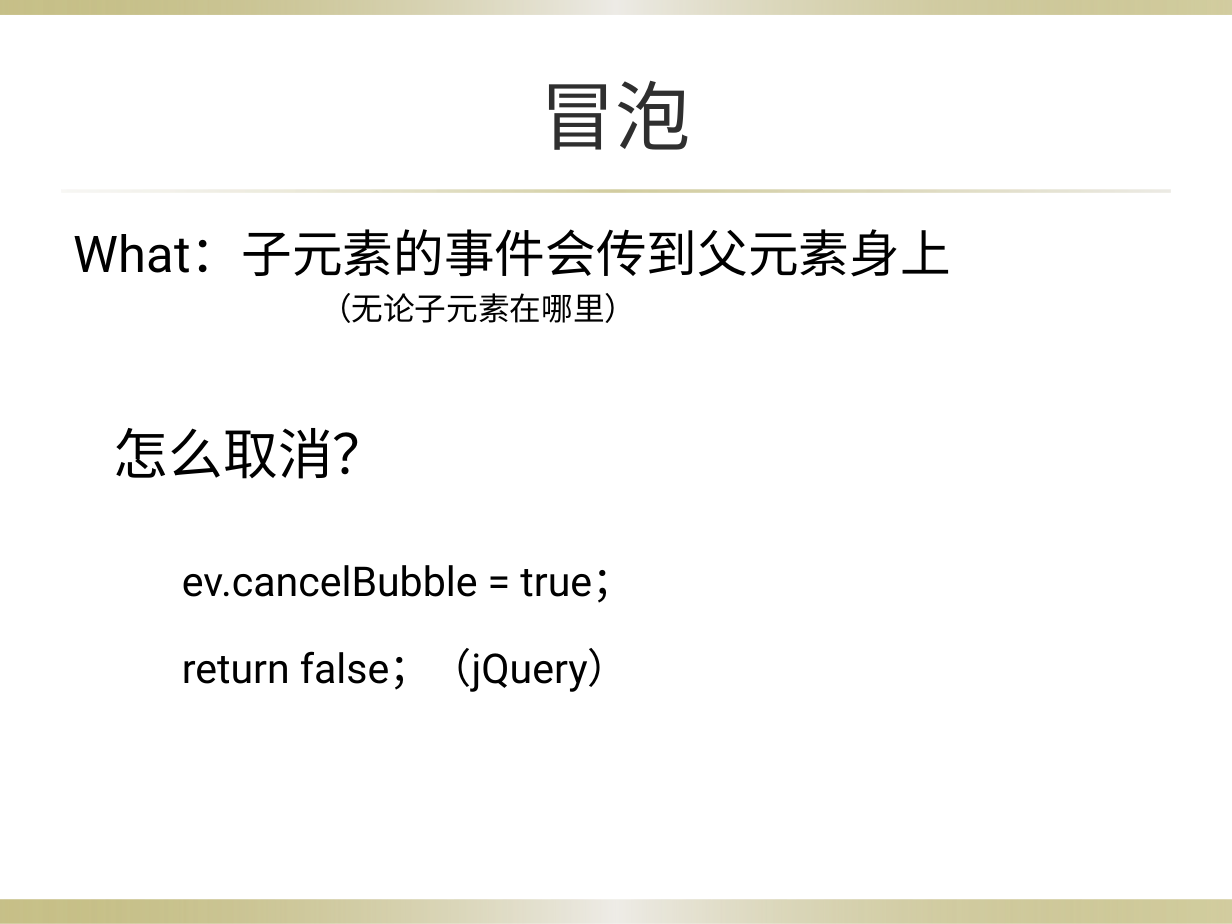
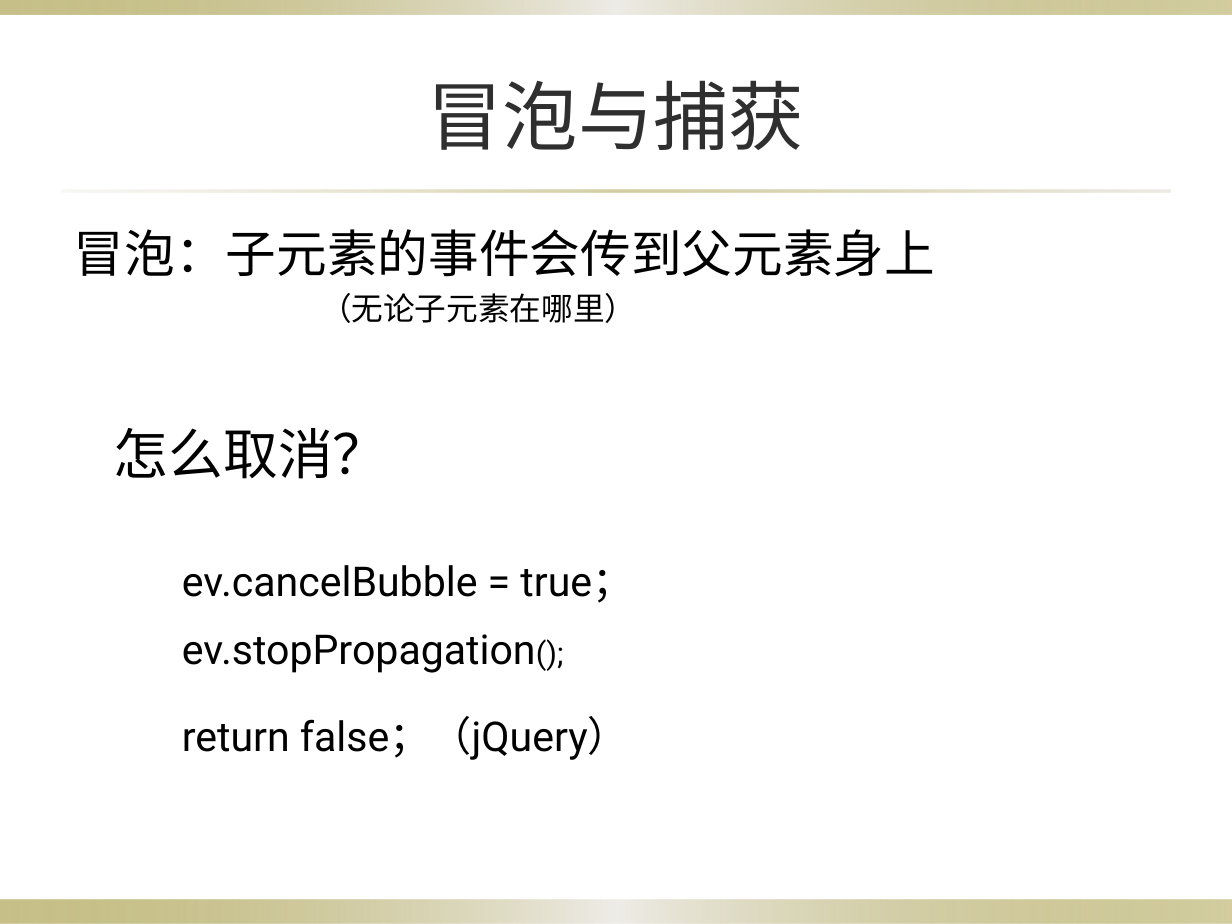
Before and after one commit to yangzcheung/yangzcheung, a slide deck: slide 22 of Dom/HTML DOM（css，event）.pptx (slide 16 before the commit). Drawn at 1232x924 pixels with LibreOffice and Linux fonts; fonts in the diff are those of the drawing; background and template pictures are left out. Boxes give left, top, right and bottom in pixels: in the first picture for what was removed or moved away, otherwise in the second. Text is boxed around its words. In the diff, an @@ line names an element or a change of style, - is before the commit and + after.

```diff
--- a/Dom/HTML DOM（css，event）.pptx
+++ b/Dom/HTML DOM（css，event）.pptx
@@ title at (x1=428, y1=80, x2=804, y2=150): text changed @@
-冒泡
+冒泡与捕获
@@ text at (x1=74, y1=229, x2=935, y2=277): text changed @@
-What：子元素的事件会传到父元素身上
+冒泡：子元素的事件会传到父元素身上
@@ text added at (x1=182, y1=634, x2=536, y2=673), 24 pt, text #000000 @@
+ev.stopPropagation();
@@ text "return false；（jQuery）" moved from (x1=182, y1=648, x2=629, y2=692) to (x1=182, y1=716, x2=629, y2=760) @@
```
Also in this commit, not shown: 6 other slides changed, 8 slides added, 2 slides removed, 3 other files.
